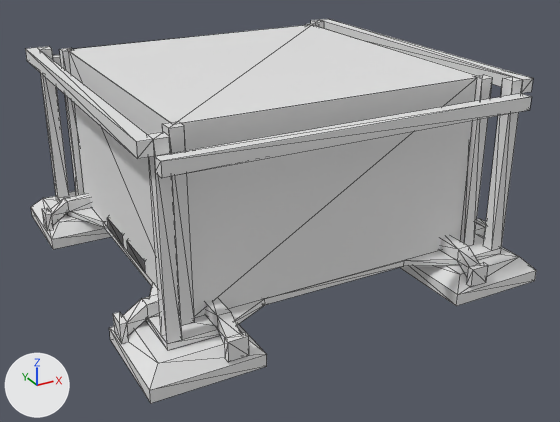
Renders of the OBJ model src/main/resources/assets/hbm/models/machines/assemfac.obj from each side of a commit.
One viewpoint serves both versions: a camera (50 mm lens) standing at (-6.94, -13.43, 7.44) and looking at (0.14, -0.57, 1.01). The lights are fixed; the arrows at lower left show +X, +Y and +Z. Mesh edges are drawn as thin lines. Where no turn or scale is listed for an object, it has been applied to the vertices. Vertices at the same position are counted once.

The scene before the commit, as lines of its bpy script (objects in view):
```python
me_factory = bpy.data.meshes.new('Factory')
me_factory.from_pydata(...)  # 942 vertices, 1330 faces; spans x -4.0..4.0, y -4.0..4.0, z 0.0..4.0
ob_factory = bpy.data.objects.new('Factory', me_factory)
ob_factory.location = (0.0, 0.0, 0.0)
```
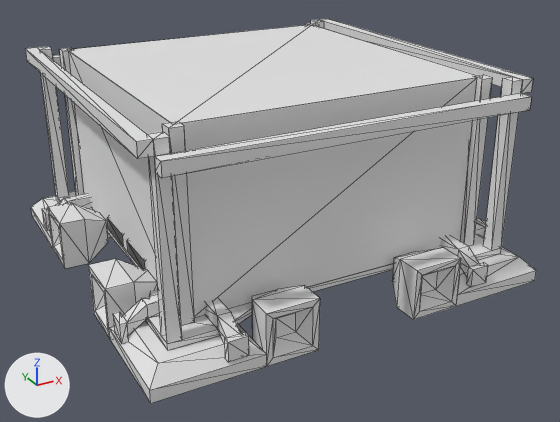
Pixel boxes [x1, y1, x2, y2] of what changed, in the pictures (560 x 422 px):
part 1 of me_factory, added: after [48, 202, 461, 366]

The change in detail:
me_factory is used by ob_factory; location (0.0, 0.0, 0.0).
me_factory had 942 vertices, 1330 faces and spanned x -4.0..4.0, y -4.0..4.0, z 0.0..4.0.
me_factory now has 1048 vertices, 1542 faces and spans x -4.0..4.0, y -4.0..4.0, z 0.0..4.0.
Part 1, on me_factory:
54 vertices are added at x -4.0..1.88, y -4.0..4.0, z 0.0..1.0.
6 new vertices lie (0.0, 0.0, 1.0) away from vertices in x -4.0..2.0, y -4.0..4.0, z 0.0.
6 new vertices lie (0.0, -0.5, 0.0) away from vertices in x -2.0..2.0, y 4.0, z 0.0..1.0.
6 new vertices lie (1.0, 0.0, 0.0) away from vertices in x -2.0, y -4.0..4.0, z 0.0..1.0.
8 new vertices lie (0.0, 0.5, 0.0) away from vertices in x -2.0..2.0, y -4.0, z 0.0..1.0.
12 new vertices lie (0.0, 0.0, 0.5) away from vertices in x -3.0..1.75, y -3.0..3.0, z 0.25.
12 new vertices lie (0.0, 0.0, 0.38) away from vertices in x -3.75..1.69, y -3.75..3.75, z 0.31.
10 new vertices lie (0.0, 0.0, 0.75) away from vertices in x -4.0..1.88, y -4.0..4.0, z 0.12..0.13.
216 new faces join them.
